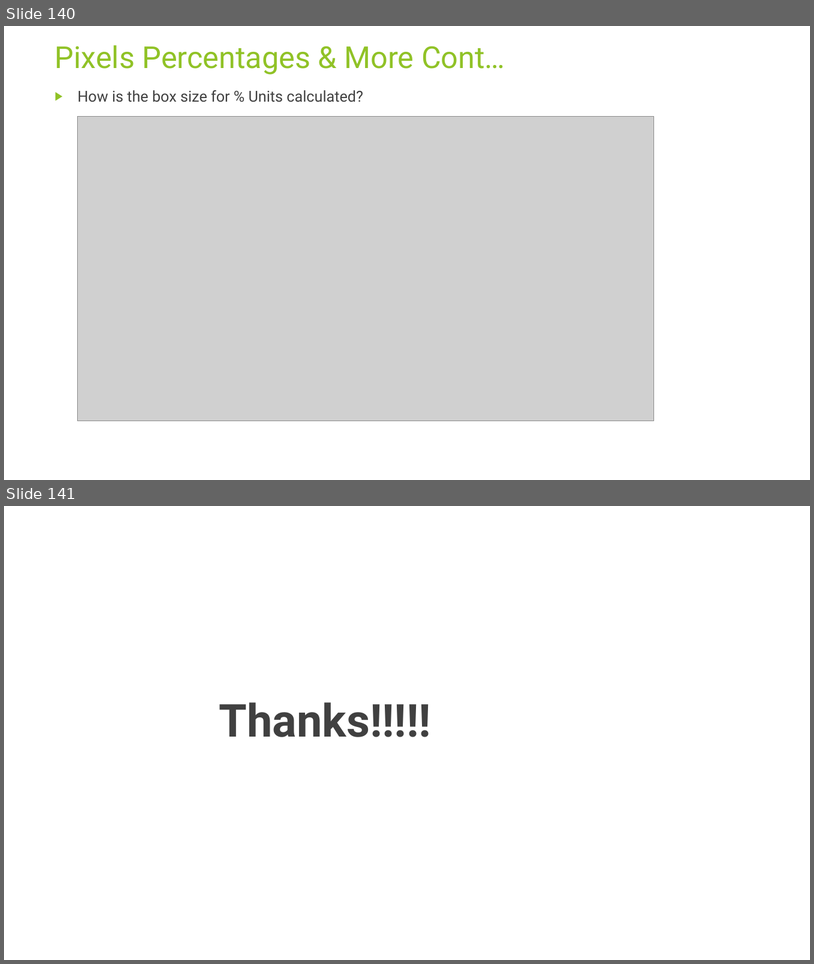
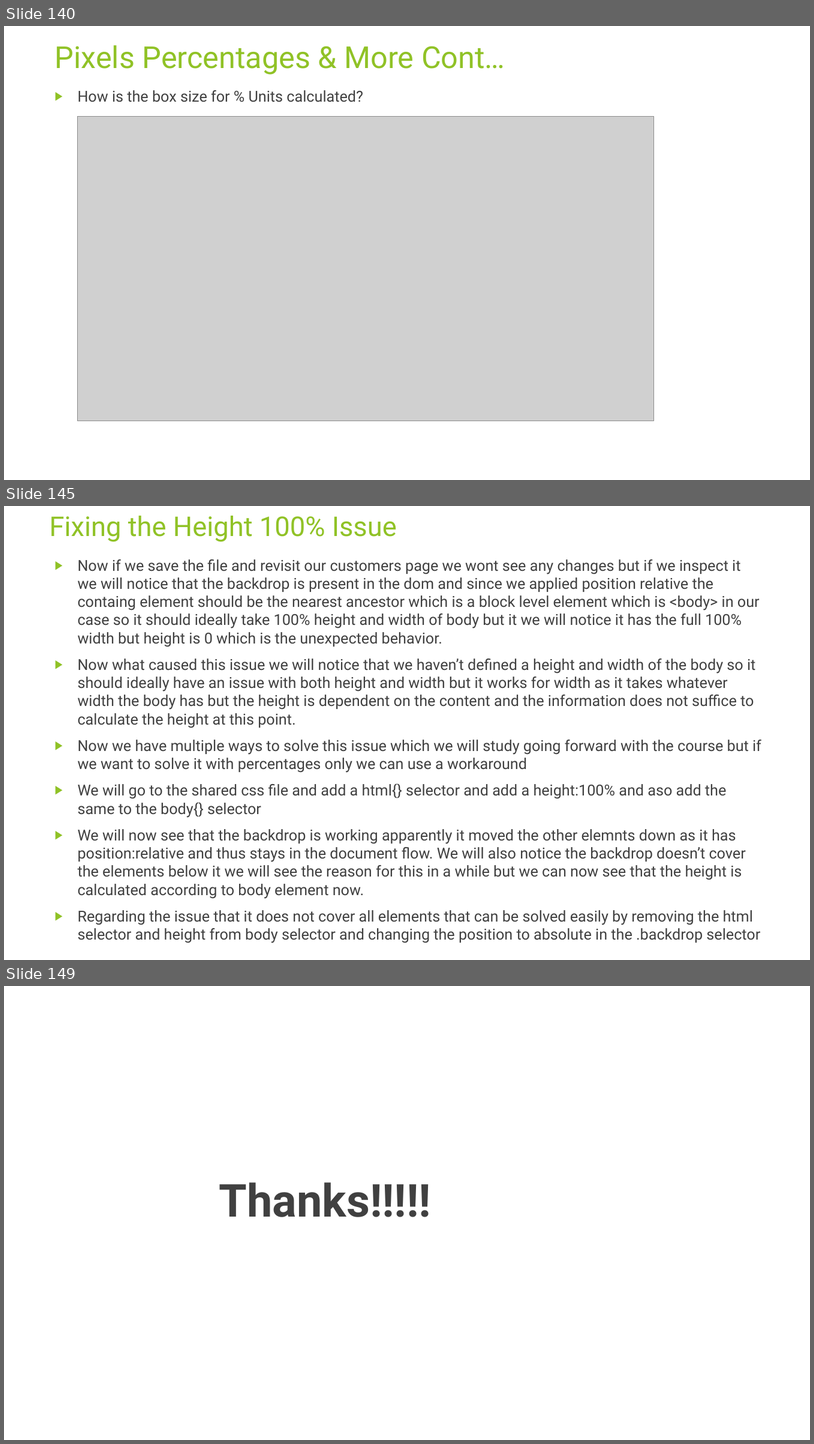
Before and after one commit to rudhrainfogain/CSS, a slide deck: PPT/Css-v8.pptx. Shown one above the other, each under a label of ours: slides 140 and 141 before the commit, slides 140, 145 and 149 after it; the slides between them are not shown. The pictures are 814x964 and 814x1444 pixels, drawn with LibreOffice and Linux fonts; fonts in the diff are those of the drawing; grey boxes stand for pictures. Boxes give left, top, right and bottom in pixels: in the first picture for what was removed or moved away, otherwise in the second. Text is boxed around its words. In the diff, an @@ line names an element or a change of style, - is before the commit and + after.

```diff
--- a/PPT/Css-v8.pptx
+++ b/PPT/Css-v8.pptx
@@ slide 145 added at [4,506,810,960], background #FFFFFF @@
@@ title added at [50,516,397,542], 32.4 pt, text #90C226 @@
+Fixing the Height 100% Issue
@@ text added at [78,559,762,943], 18 pt, text #404040 @@
+▶ Now if we save the file and revisit our customers page we wont see any changes but if we inspect it we will notice that the backdrop is present in the dom and since we applied position relative the containg element should be the nearest ancestor which is a block level element which is <body> in our case so it should ideally take 100% height and width of body but it we will notice it has the full 100% width but height is 0 which is the unexpected behavior.
+▶ Now what caused this issue we will notice that we haven’t defined a height and width of the body so it should ideally have an issue with both height and width but it works for width as it takes whatever width the body has but the height is dependent on the content and the information does not suffice to calculate the height at this point.
+▶ Now we have multiple ways to solve this issue which we will study going forward with the course but if we want to solve it with percentages only we can use a workaround
+▶ We will go to the shared css file and add a html{} selector and add a height:100% and aso add the same to the body{} selector
+▶ We will now see that the backdrop is working apparently it moved the other elemnts down as it has position:relative and thus stays in the document flow. We will also notice the backdrop doesn’t cover the elements below it we will see the reason for this in a while but we can now see that the height is calculated according to body element now.
+▶ Regarding the issue that it does not cover all elements that can be solved easily by removing the html selector and height from body selector and changing the position to absolute in the .backdrop selector
@@ what was slide 141 is now slide 149 @@
```
Also in this commit, not shown: 7 other slides added, 4 other files.
